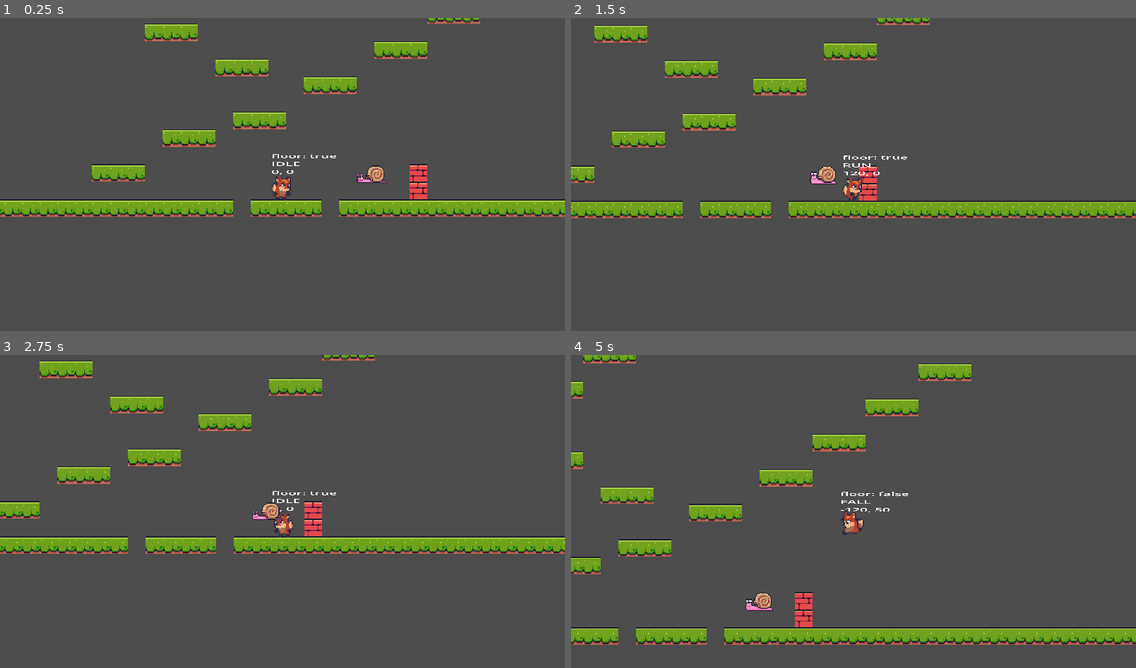
Above: before the commit, frames 1-4 (two rows, left to right).
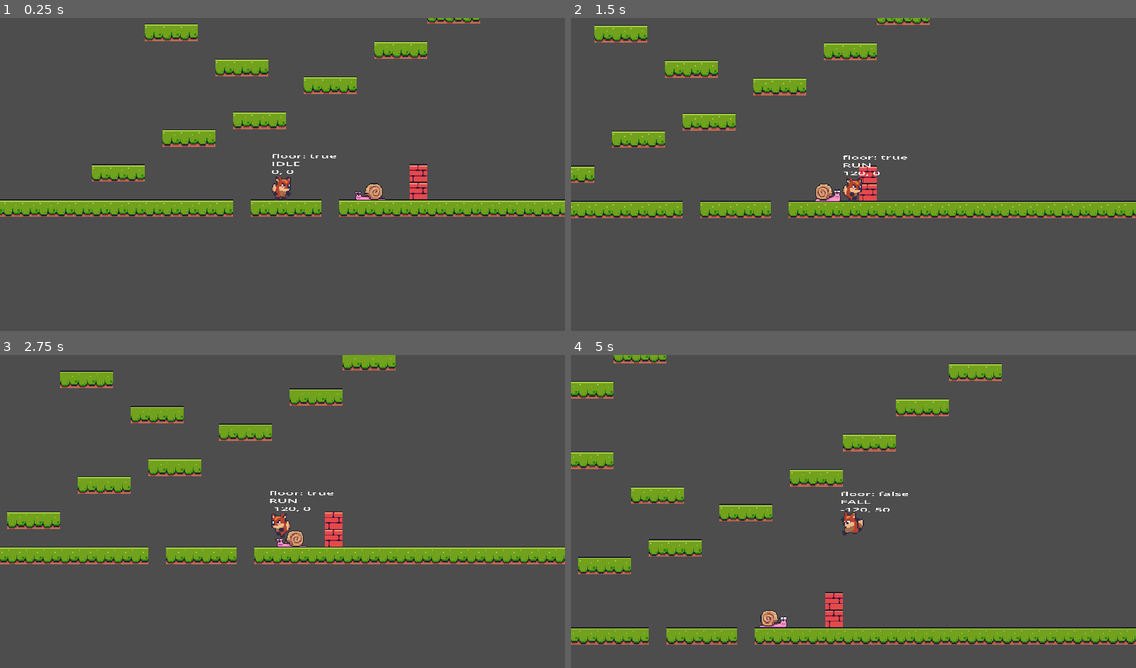
Above: after the commit, the same moments.

Repository: bluewind109/Foxy-Antics
Game: Godot game, scene res://level_base/level_base.tscn
Two runs of this game, one before a commit and one after it. Both use one fixed random seed, a clock stepped at 60 frames per second and the inputs below. The project has no main scene, so this scene is started directly.
Inputs:
- Up to frame 1 (0.25 s): no input
- Up to frame 2 (1.5 s): hold Right (right) from 0.53 s (still down); tap Space (jump) at 0.77 s
- Up to frame 3 (2.75 s): tap Space (jump) at 1.52 s; release Right (right) at 2.03 s; hold Left (left) from 2.03 s (still down)
- Up to frame 4 (5 s): release Left (left) at 2.78 s; hold Right (right) 2.78-4.28 s; tap Space (jump) at 3.02, 3.77, 4.52 s; hold Left (left) from 4.28 s (still down)

The runs differ from the first frame. In frame 1, 0.4% of the frame differs, in the area x 62-69%, y 47-59%; in frame 2, 0.4%; in frame 3, 16%, in the area x 0-100%, y 0-67%; in frame 4, 9.4%.

Commit message:
Implement Snail enemy's movement

Diff:
--- a/enemy/enemy_base/enemy_base.gd
+++ b/enemy/enemy_base/enemy_base.gd
@@ -8,8 +8,8 @@
 
 @export var default_facing: FACING = FACING.LEFT
 @export var points: int = 1
+@export var speed: float = 30.0
 
-var _speed: float = 30.0
 var _gravity: float = 800.0
 var _facing: FACING = default_facing
 var _player_ref: Player
--- a/enemy/snail/snail.gd
+++ b/enemy/snail/snail.gd
@@ -1,9 +1,34 @@
 extends EnemyBase
+
+@onready var floor_detection = $FloorDetection
+@onready var animated_sprite_2d = $AnimatedSprite2D
 
 
 func _ready():
 	pass
 
 
-func _process(delta):
-	pass
+func _physics_process(delta):
+	super._physics_process(delta)
+
+	if (is_on_floor() == false):
+		velocity.y += _gravity * delta
+	else:
+		velocity.x = speed * _facing
+
+	move_and_slide()
+
+	if (is_on_floor() == true):
+		if (is_on_wall() == true
+		or
+		floor_detection.is_colliding() == false):
+			flip_me()
+
+func flip_me() -> void:
+	animated_sprite_2d.flip_h = !animated_sprite_2d.flip_h
+	floor_detection.position.x = floor_detection.position.x * -1
+
+	if (_facing == FACING.LEFT):
+		_facing = FACING.RIGHT
+	else:
+		_facing = FACING.LEFT
--- a/level_base/level_base.gd
+++ b/level_base/level_base.gd
@@ -6,5 +6,5 @@
 func _ready():
 	pass
 
-func _physics_process(delta):
+func _physics_process(_delta):
 	player_camera.position = player.position
